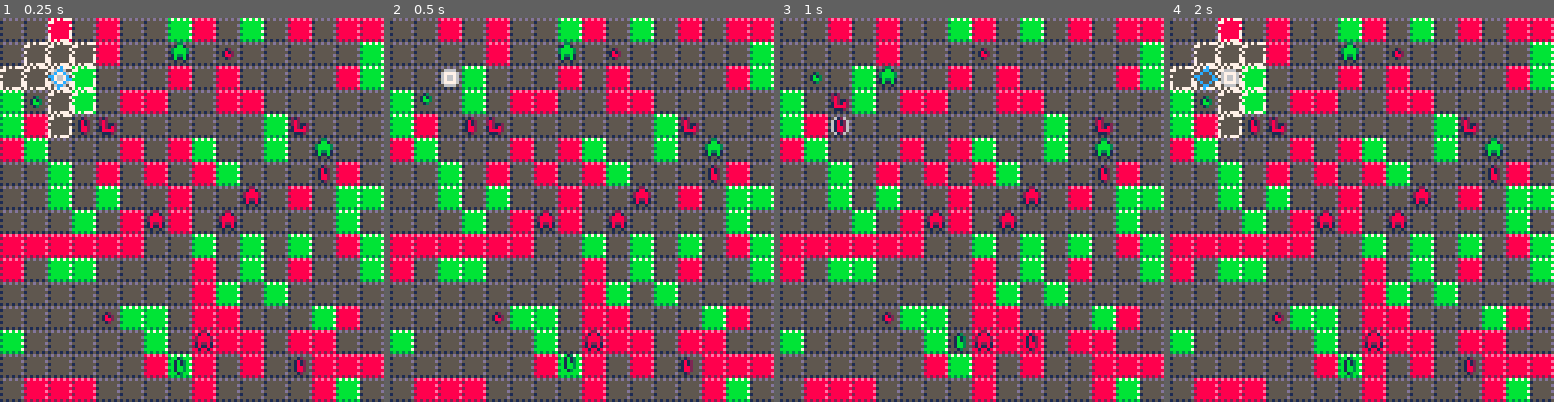
Above: before the commit, frames 1-4 (left to right).
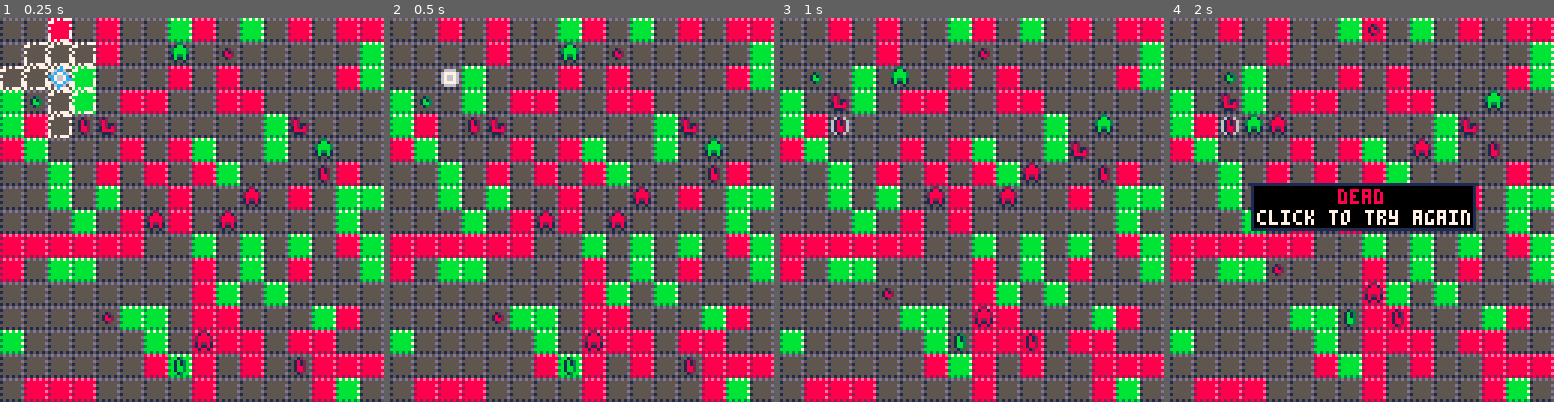
Above: after the commit, the same moments.

Repository: jcwilk/dv_prototype
Game: PICO-8 cartridge divproto.p8
The game is run twice, just before and just after one commit, with the same random seed, the same clock (stepped at 60 frames per second) and the same inputs.
Inputs (mouse positions are in pixels of both pictures, inside the frame that each line leads up to):
- Up to frame 1 (0.25 s): no input
- Up to frame 2 (0.5 s): tap O (Z key) at 0.33 s
- Up to frame 3 (1 s): click (849, 121) at 0.67 s; tap O (Z key) at 0.7 s
- Up to frame 4 (2 s): click (1300, 267) at 1.22 s; tap O (Z key) at 1.43 s; click (1365, 114) at 1.77 s; hold Left from 1.97 s (still down)

Frame 1 is identical in both runs. In frame 2, 0.9% of the frame differs, in the area x 7-80%, y 6-93%; in frame 3, 2.4%; in frame 4, 11%, in the area x 0-87%, y 0-93%.

Commit message:
Make the mobs wander when without targets

Diff:
--- a/divproto.p8
+++ b/divproto.p8
@@ -919,7 +919,7 @@
 			// nothing to chase, do nothing
 			// todo - wander?
 			if #targets == 0 then
-			 return
+			 //return
 			end
 
 			printh("doing pathfinding")
Not shown, changed: index.js
